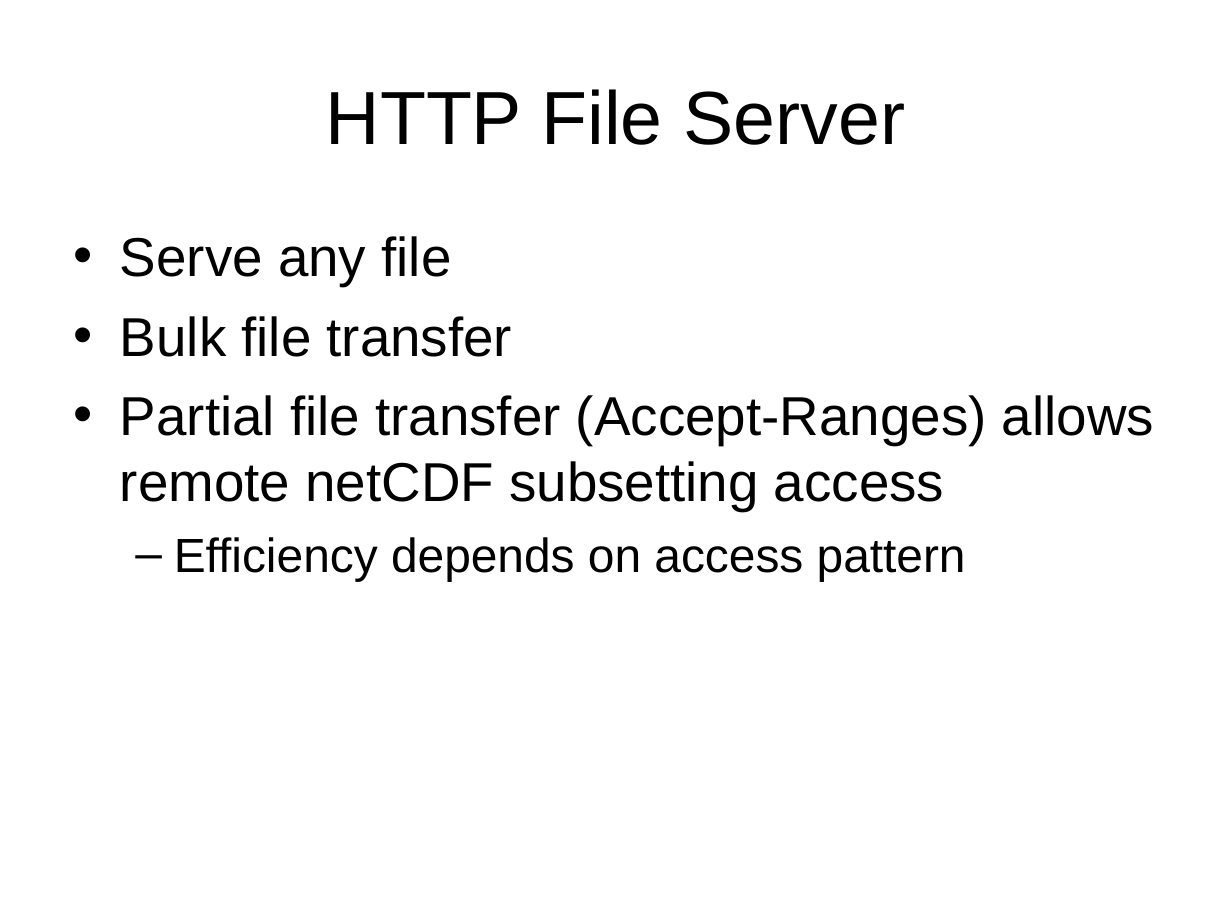
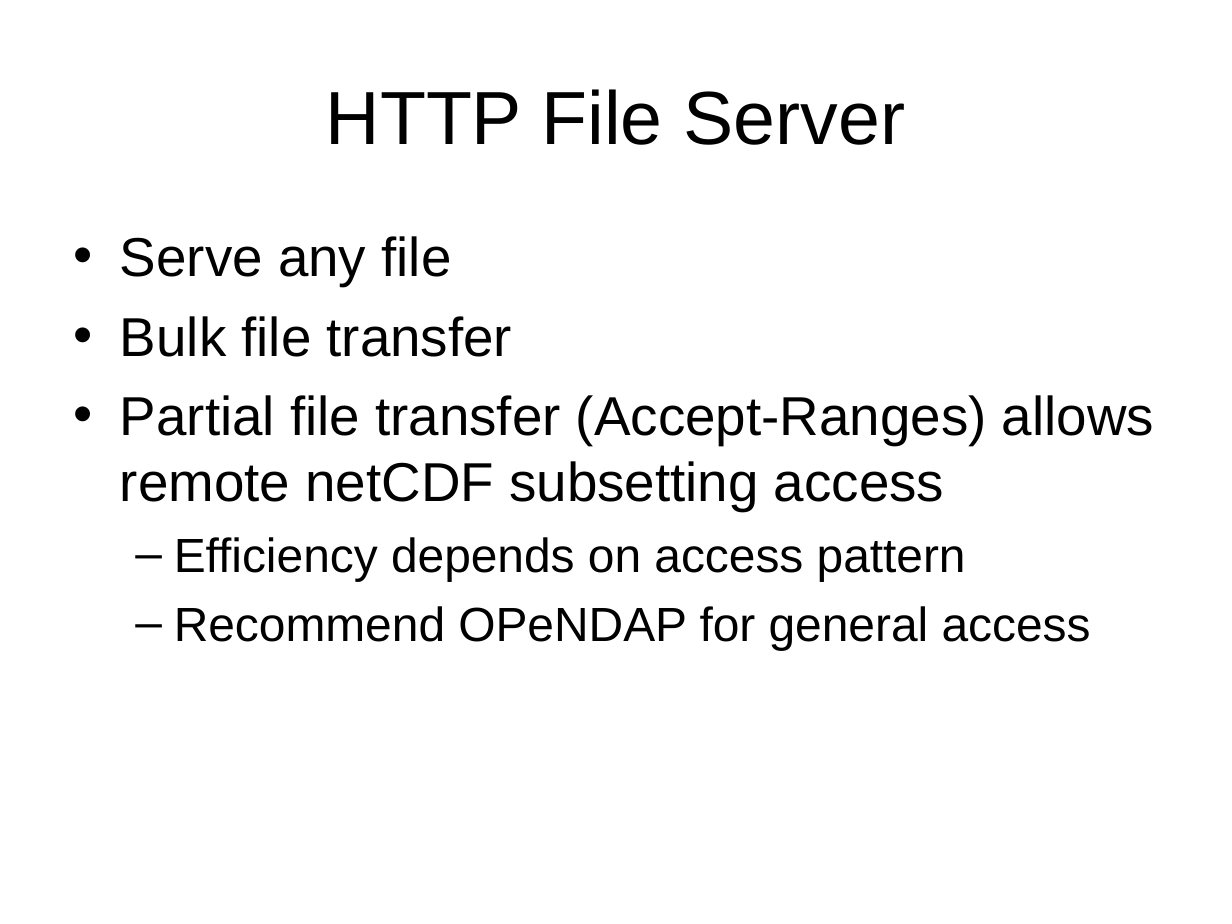
Before and after one commit to ooici-eoi/THREDDS, a slide deck: slide 7 of docs/web/thredds/tech/tutorial/TDSOverview.ppt. Drawn at 1232x924 pixels with LibreOffice and Linux fonts; fonts in the diff are those of the drawing; background and template pictures are left out. Boxes give left, top, right and bottom in pixels: in the first picture for what was removed or moved away, otherwise in the second. Text is boxed around its words. In the diff, an @@ line names an element or a change of style, - is before the commit and + after.

```diff
--- a/docs/web/thredds/tech/tutorial/TDSOverview.ppt
+++ b/docs/web/thredds/tech/tutorial/TDSOverview.ppt
@@ text at (174,606,1091,650): paragraph added @@
+  – Recommend OPeNDAP for general access
```
Also in this commit, not shown: 5 other slides changed, 6 other files.
